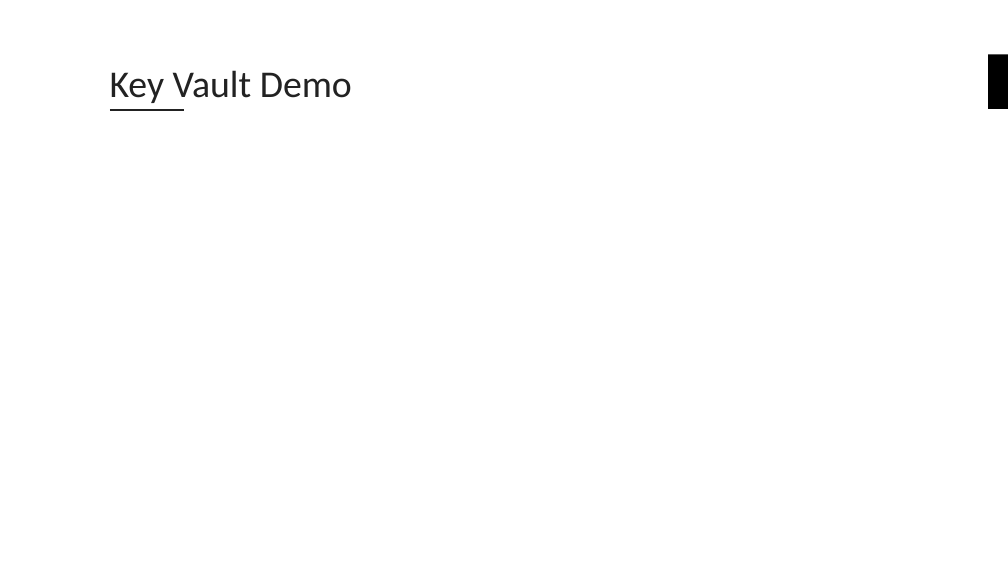
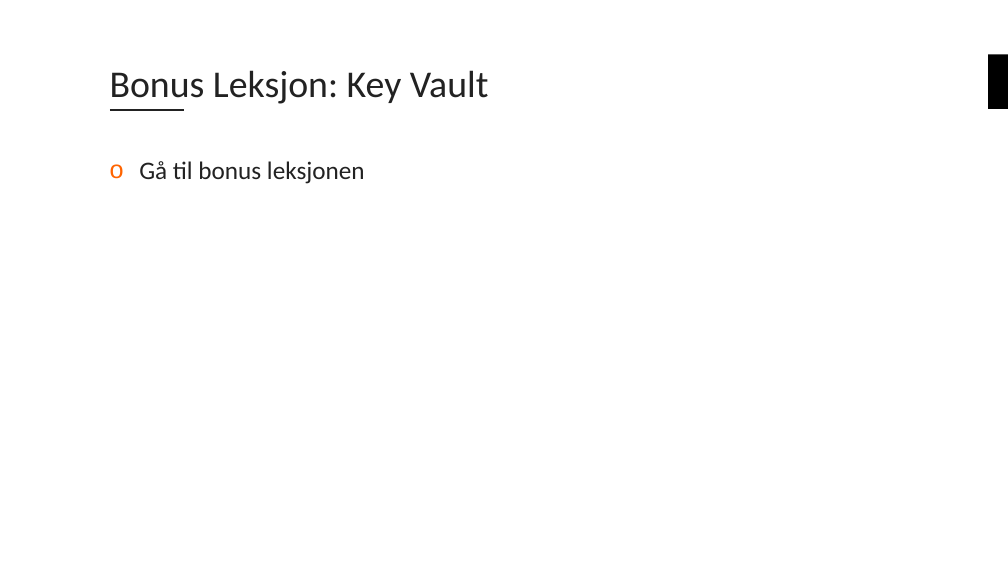
Before and after one commit to bouvet/azure-workshops, a slide deck: slide 32 of Workshop_1/Presentasjon/Azureskolen-Workshop#1.pptx. Drawn at 1008x567 pixels with LibreOffice and Linux fonts; fonts in the diff are those of the drawing; background and template pictures are left out. Boxes give left, top, right and bottom in pixels: in the first picture for what was removed or moved away, otherwise in the second. Text is boxed around its words. In the diff, an @@ line names an element or a change of style, - is before the commit and + after.

```diff
--- a/Workshop_1/Presentasjon/Azureskolen-Workshop#1.pptx
+++ b/Workshop_1/Presentasjon/Azureskolen-Workshop#1.pptx
@@ title at (110, 70, 489, 104): text changed @@
-Key Vault Demo
+Bonus Leksjon: Key Vault
@@ text added at (139, 161, 365, 184), 24 pt, text #222222 @@
+o Gå til bonus leksjonen
```
Also in this commit, not shown: 2 other slides changed, 1 other file.
